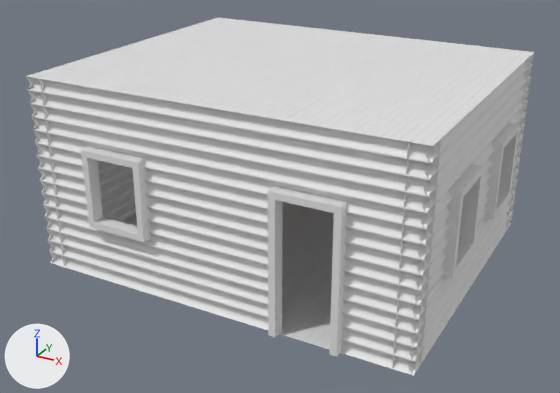
What one commit did to the glTF model Assets/GLB/Room.glb.
Rendered twice from a camera (50 mm lens) standing at (16.72, -25.41, 11.73) and looking at (5.91, -5.76, 1.9). The lights are fixed; the arrows at lower left show +X, +Y and +Z. The older version comes first. Vertices at exactly the same position are counted once.

The older version as bpy lines, for what is in view:
```python
me_cylinder_003 = bpy.data.meshes.new('Cylinder.003')
me_cylinder_003.from_pydata(...)  # 5422 vertices, 8774 faces; spans x -2.57..9.63, y -9.1..1.1, z -0.43..5.59
ob_room = bpy.data.objects.new('Room', me_cylinder_003)
ob_room.location = (2.57, -1.1, 0.42)
```
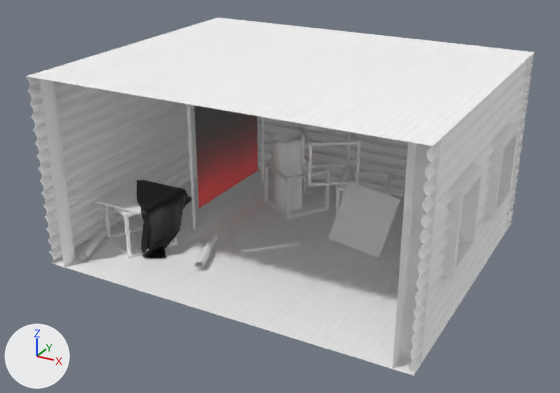
Where the newer file only moved an object's origin or applied its transform, the numbers keep the older frame.

Edits to the scene script, one JSON object a line:
```json
{"block": "me_cylinder_003", "where": "# used by ob_room; location = (2.57, -1.1, 0.42)"}
{"op": "remove", "block": "me_cylinder_003", "code": "me_cylinder_003.from_pydata(...)  # 5422 vertices, 8774 faces; spans x -2.57..9.63, y -9.1..1.1, z -0.43..5.59"}
{"op": "add", "block": "me_cylinder_003", "code": "me_cylinder_003.from_pydata(...)  # 7201 vertices, 11830 faces; spans x -2.57..9.63, y -8.9..1.1, z -0.44..5.59"}
{"block": "me_cylinder_003", "change": "me_cylinder_003 part 1: the loose piece of 48 vertices spanning x -1.87..0.13, y -8.76..-4.76, z -0.41..-0.11 is turned 110 degrees about the z axis through its middle, then moved by (0.6, 0.0, 0.0), in mat_defaultmaterial"}
{"block": "me_cylinder_003", "change": "me_cylinder_003 part 2: a new loose piece of 1924 vertices spanning x 1.26..2.41, y -1.91..-0.82, z -0.43..2.13, in mat_defaultmaterial"}
{"block": "me_cylinder_003", "change": "me_cylinder_003 part 3: a new loose piece of 120 vertices spanning x -2.0..0.0, y -7.23..-5.23, z 1.12..1.2, in mat_defaultmaterial"}
{"block": "me_cylinder_003", "change": "me_cylinder_003 part 4: a new loose piece of 120 vertices spanning x 0.89..3.72, y -5.41..-2.58, z -0.42..-0.34, in mat_defaultmaterial"}
{"block": "me_cylinder_003", "change": "me_cylinder_003 part 5: a new loose piece of 120 vertices spanning x 4.38..6.58, y -3.67..-2.18, z -0.44..1.34, in mat_defaultmaterial"}
{"block": "me_cylinder_003", "change": "me_cylinder_003 part 6: a new loose piece of 88 vertices spanning x -2.14..0.2, y -7.5..-5.15, z -0.42..1.13, in mat_defaultmaterial"}
{"block": "me_cylinder_003", "change": "me_cylinder_003 part 7: a new loose piece of 88 vertices spanning x 0.96..3.38, y -2.52..-0.1, z -0.42..1.13, in mat_defaultmaterial"}
{"block": "me_cylinder_003", "change": "me_cylinder_003 part 8: a new loose piece of 88 vertices spanning x 3.73..5.92, y -2.4..-0.21, z -0.42..1.13, in mat_defaultmaterial"}
{"block": "me_cylinder_003", "change": "me_cylinder_003 part 9: a new loose piece of 88 vertices spanning x 2.34..4.79, y -2.76..-0.32, z 1.12..2.67, in mat_defaultmaterial"}
{"block": "me_cylinder_003", "change": "me_cylinder_003 part 10: the loose piece of 28 vertices spanning x 5.43..7.43, y -9.1..-8.7, z -0.42..3.78 is deleted"}
{"block": "me_cylinder_003", "change": "me_cylinder_003 part 11: the loose piece of 24 vertices spanning x -0.57..1.43, y -9.1..-8.7, z 1.38..3.78 is deleted"}
{"block": "me_cylinder_003", "change": "me_cylinder_003 part 12: 805 vertices removed from x -2.57..9.43, y -8.9..-8.76, z -0.38..5.54"}
{"block": "me_cylinder_003", "change": "me_cylinder_003 part 13: 7424 faces spanning x -2.57..9.63, y -8.9..1.1, z -0.43..5.59 switch from no material to mat_defaultmaterial"}
```

Changed parts and their boxes [x1, y1, x2, y2] in the pictures (560 x 393 px; the box of a moved part takes in the faces that stretch with it):
```json
{"part": 1, "of": "me_cylinder_003", "change": "moved or reshaped", "after": [80, 226, 218, 270], "on screen": "not visible before"}
{"part": 2, "of": "me_cylinder_003", "change": "added", "after": [272, 134, 302, 210]}
{"part": 3, "of": "me_cylinder_003", "change": "added", "after": [95, 180, 141, 214]}
{"part": 4, "of": "me_cylinder_003", "change": "added", "after": [227, 218, 300, 252]}
{"part": 5, "of": "me_cylinder_003", "change": "added", "after": [328, 182, 400, 258]}
{"part": 6, "of": "me_cylinder_003", "change": "added", "after": [104, 205, 178, 258]}
{"part": 7, "of": "me_cylinder_003", "change": "added", "after": [263, 155, 330, 219]}
{"part": 8, "of": "me_cylinder_003", "change": "added", "after": [336, 169, 392, 215]}
{"part": 9, "of": "me_cylinder_003", "change": "added", "after": [300, 126, 361, 187]}
{"part": 10, "of": "me_cylinder_003", "change": "deleted", "before": [267, 186, 348, 357]}
{"part": 11, "of": "me_cylinder_003", "change": "deleted", "before": [81, 146, 151, 242]}
{"part": 12, "of": "me_cylinder_003", "change": "deleted", "before": [27, 77, 434, 376]}
{"part": 13, "of": "me_cylinder_003", "change": "recoloured", "before": [25, 18, 535, 374], "after": [25, 18, 535, 374]}
{"object": "Paper", "change": "unchanged, uncovered by the edit", "after": [137, 105, 258, 258]}
```
